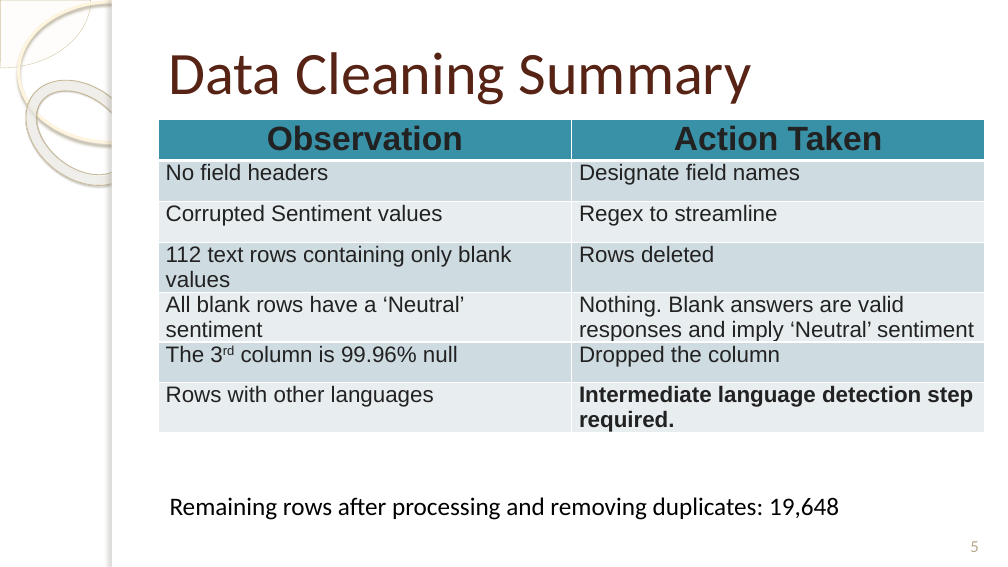
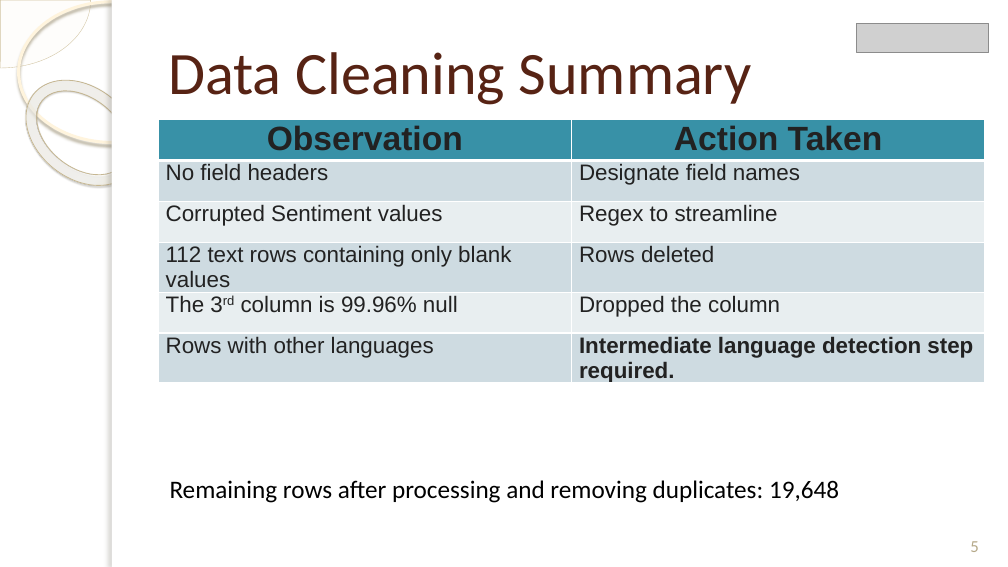
Before and after one commit to JosephGirsch/portfolio, a slide deck: slide 5 of assets/Roman Urdu Sentiment Identification.pptx. Drawn at 1008x567 pixels with LibreOffice and Linux fonts; fonts in the diff are those of the drawing; grey boxes stand for pictures; background and template pictures are left out. Boxes give left, top, right and bottom in pixels: in the first picture for what was removed or moved away, otherwise in the second. Text is boxed around its words. In the diff, an @@ line names an element or a change of style, - is before the commit and + after.

```diff
--- a/assets/Roman Urdu Sentiment Identification.pptx
+++ b/assets/Roman Urdu Sentiment Identification.pptx
@@ picture added at (x1=857, y1=23, x2=989, y2=53) @@
@@ table at (x1=158, y1=120, x2=985, y2=391) @@
-row 5: All blank rows have a ‘Neutral’ sentiment | Nothing. Blank answers are valid responses and imply ‘Neutral’ sentiment
@@ text "Remaining rows after processing and ..." moved from (x1=170, y1=497, x2=839, y2=520) to (x1=170, y1=480, x2=839, y2=503) @@
```
Also in this commit, not shown: 14 other slides changed, 1 other file.
